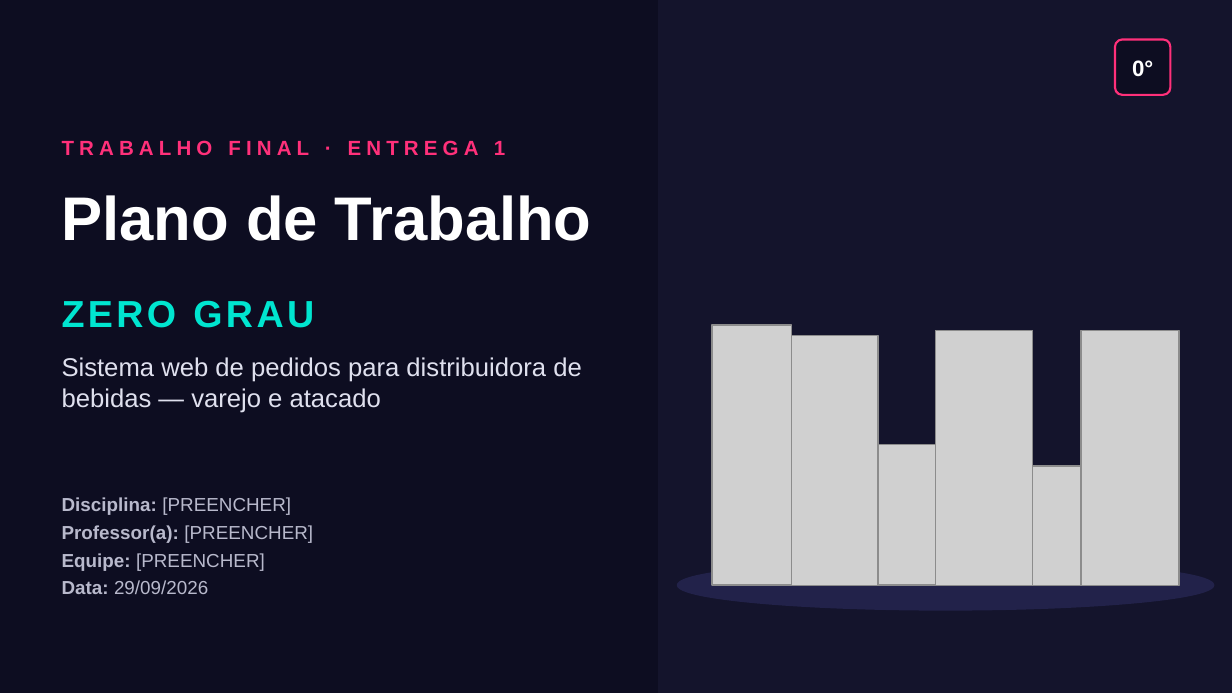
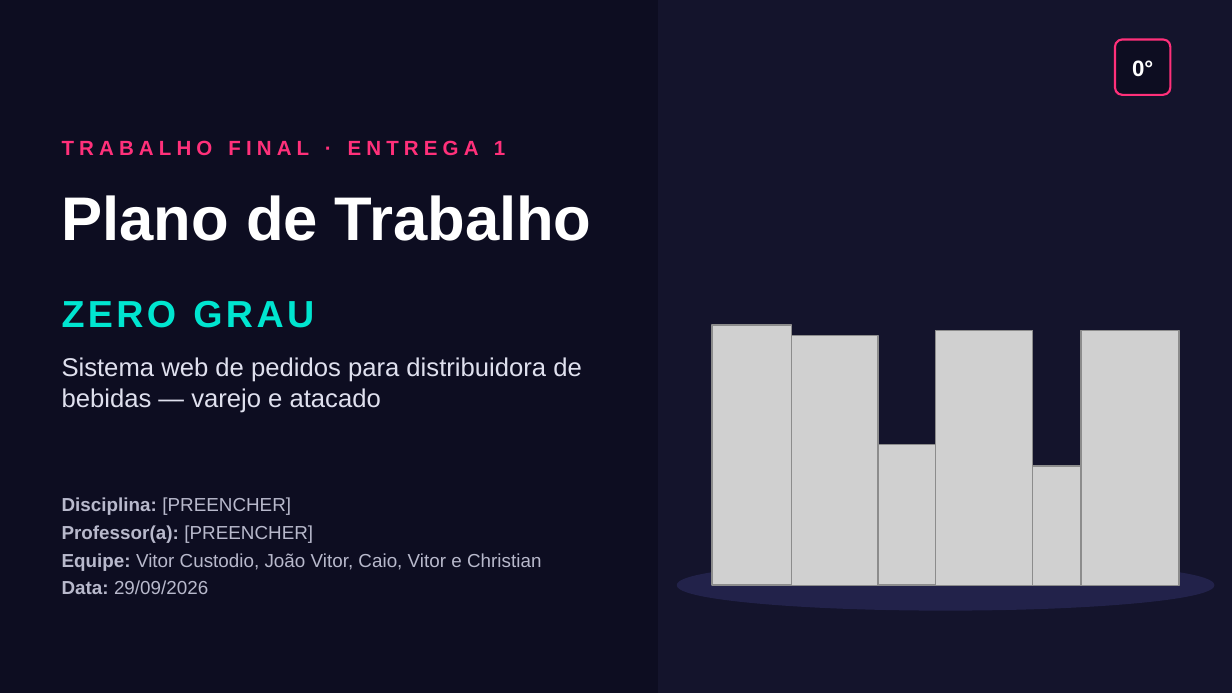
Before and after one commit to costamaiavitor/Site-Zero-Grau, a slide deck: slide 1 of docs/entrega-1/Entrega1_Apresentacao_ZeroGrau.pptx. Drawn at 1232x693 pixels with LibreOffice and Linux fonts; fonts in the diff are those of the drawing; grey boxes stand for pictures. Boxes give left, top, right and bottom in pixels: in the first picture for what was removed or moved away, otherwise in the second. Text is boxed around its words. In the diff, an @@ line names an element or a change of style, - is before the commit and + after.

```diff
--- a/docs/entrega-1/Entrega1_Apresentacao_ZeroGrau.pptx
+++ b/docs/entrega-1/Entrega1_Apresentacao_ZeroGrau.pptx
@@ text at bbox=[62, 553, 541, 571]: text changed @@
-Equipe: [PREENCHER]
+Equipe: Vitor Custodio, João Vitor, Caio, Vitor e Christian
```
Also in this commit, not shown: 1 other slide changed, 1 slide added, 1 slide removed, 8 other files.
